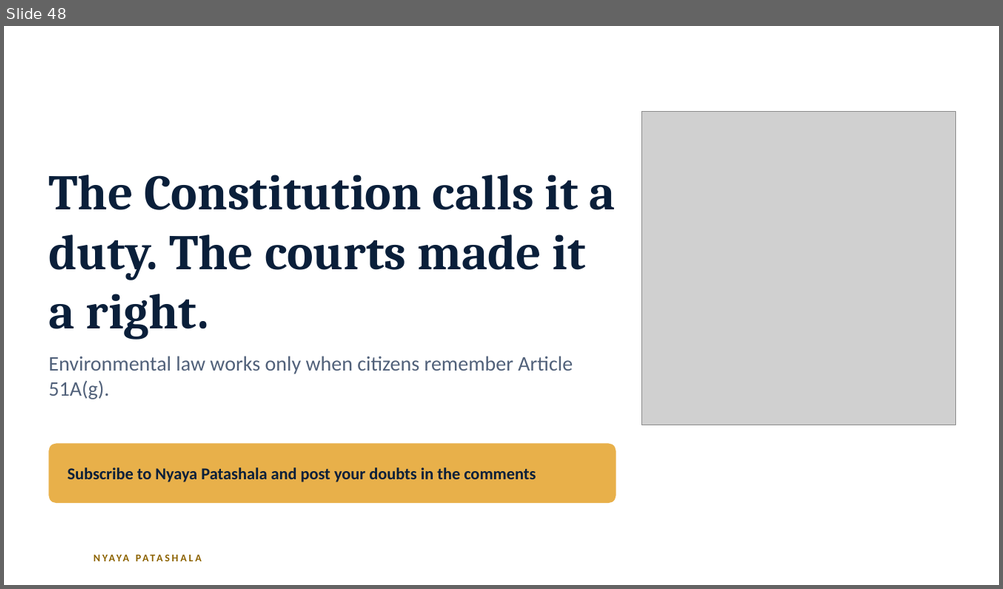
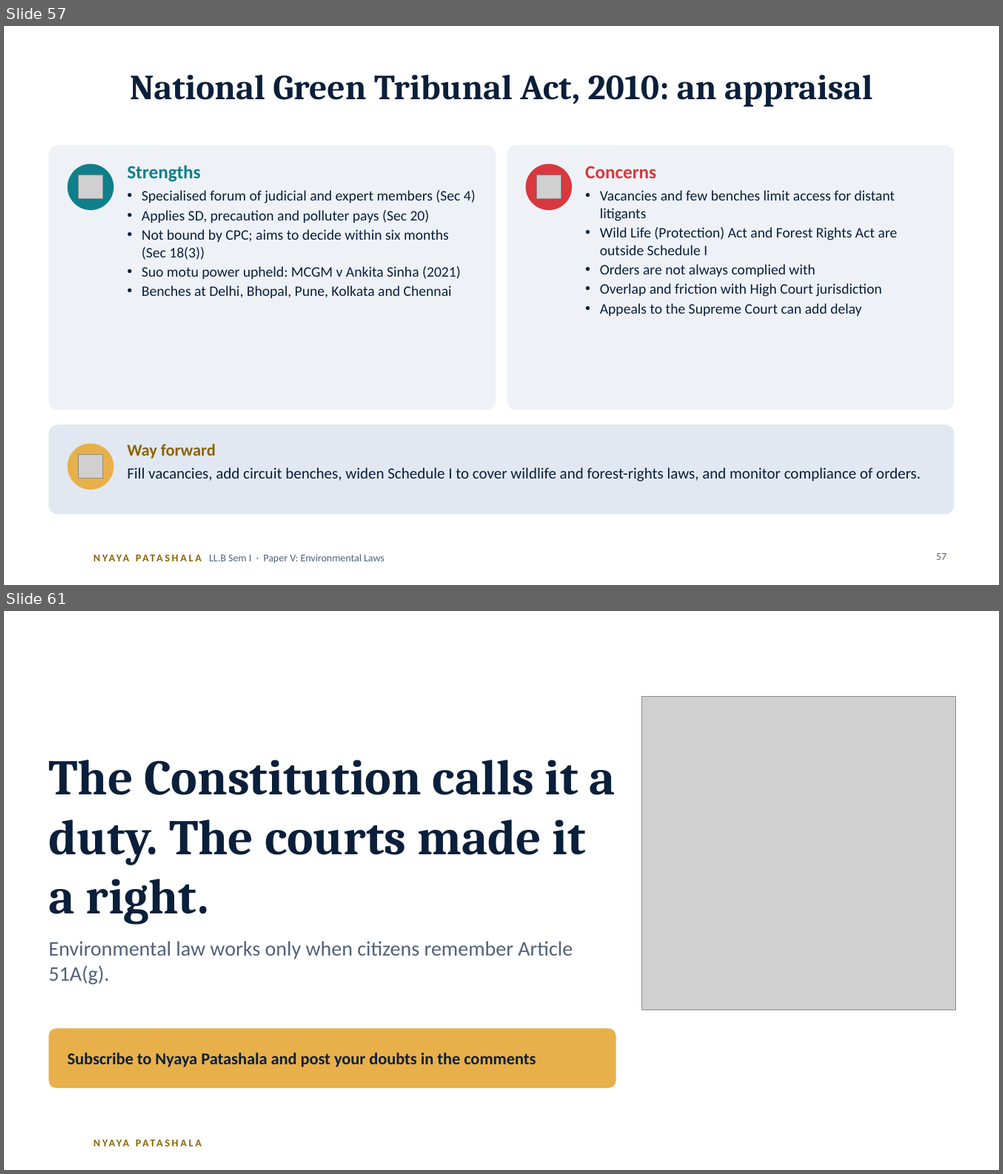
Before and after one commit to missioncivils92/current-affairs-Dasari-Mounika-, a slide deck: law/llb-sem1-environmental-laws/Environmental-Laws-Decoded_CLICK-animations.pptx. Shown one above the other, each under a label of ours: slide 48 before the commit, slides 57 and 61 after it; the slides between them are not shown. The pictures are 1003x589 and 1003x1174 pixels, drawn with LibreOffice and Linux fonts; fonts in the diff are those of the drawing; grey boxes stand for pictures; background and template pictures are left out. Boxes give left, top, right and bottom in pixels: in the first picture for what was removed or moved away, otherwise in the second. Text is boxed around its words. In the diff, an @@ line names an element or a change of style, - is before the commit and + after.

```diff
--- a/law/llb-sem1-environmental-laws/Environmental-Laws-Decoded_CLICK-animations.pptx
+++ b/law/llb-sem1-environmental-laws/Environmental-Laws-Decoded_CLICK-animations.pptx
@@ slide 57 added at box(4, 26, 999, 585), background #FFFFFF; not listed: 1 template element that a slide beside it also shows @@
@@ title added at box(130, 75, 873, 107), 34 pt, text #0A1F3A, bold @@
+National Green Tribunal Act, 2010: an appraisal
@@ rounded rectangle added at box(48, 145, 495, 410), fill #EEF2F7 @@
@@ rounded rectangle added at box(507, 145, 954, 410), fill #EEF2F7 @@
@@ ellipse added at box(68, 164, 114, 210), fill #0F7F8C @@
@@ picture added at box(79, 175, 102, 199) @@
@@ text added at box(127, 165, 475, 298), 14 pt, text #0A1F3A @@
+Strengths
+• Specialised forum of judicial and expert members (Sec 4)
+• Applies SD, precaution and polluter pays (Sec 20)
+• Not bound by CPC; aims to decide within six months (Sec 18(3))
+• Suo motu power upheld: MCGM v Ankita Sinha (2021)
+• Benches at Delhi, Bhopal, Pune, Kolkata and Chennai
@@ ellipse added at box(526, 164, 572, 210), fill #D8383E @@
@@ picture added at box(537, 175, 560, 199) @@
@@ text added at box(585, 166, 897, 316), 14 pt, text #0A1F3A @@
+Concerns
+• Vacancies and few benches limit access for distant litigants
+• Wild Life (Protection) Act and Forest Rights Act are outside Schedule I
+• Orders are not always complied with
+• Overlap and friction with High Court jurisdiction
+• Appeals to the Supreme Court can add delay
@@ rounded rectangle added at box(48, 425, 954, 514), fill #E1E8F1 @@
@@ ellipse added at box(68, 444, 114, 490), fill #E8B04A @@
@@ text added at box(127, 444, 920, 482), 15 pt, text #0A1F3A @@
+Way forward
+Fill vacancies, add circuit benches, widen Schedule I to cover wildlife and forest-rights laws, and monitor compliance of orders.
@@ picture added at box(79, 455, 102, 479) @@
@@ text added at box(209, 554, 384, 564), 10 pt, text #51617A @@
+LL.B Sem I · Paper V: Environmental Laws
@@ page number added at box(936, 554, 946, 560), 10 pt, text #51617A @@
+57
@@ what was slide 48 is now slide 61 @@
```
Also in this commit, not shown: 5 slides changed, 20 other slides added, 8 slides removed, 4 other files.
